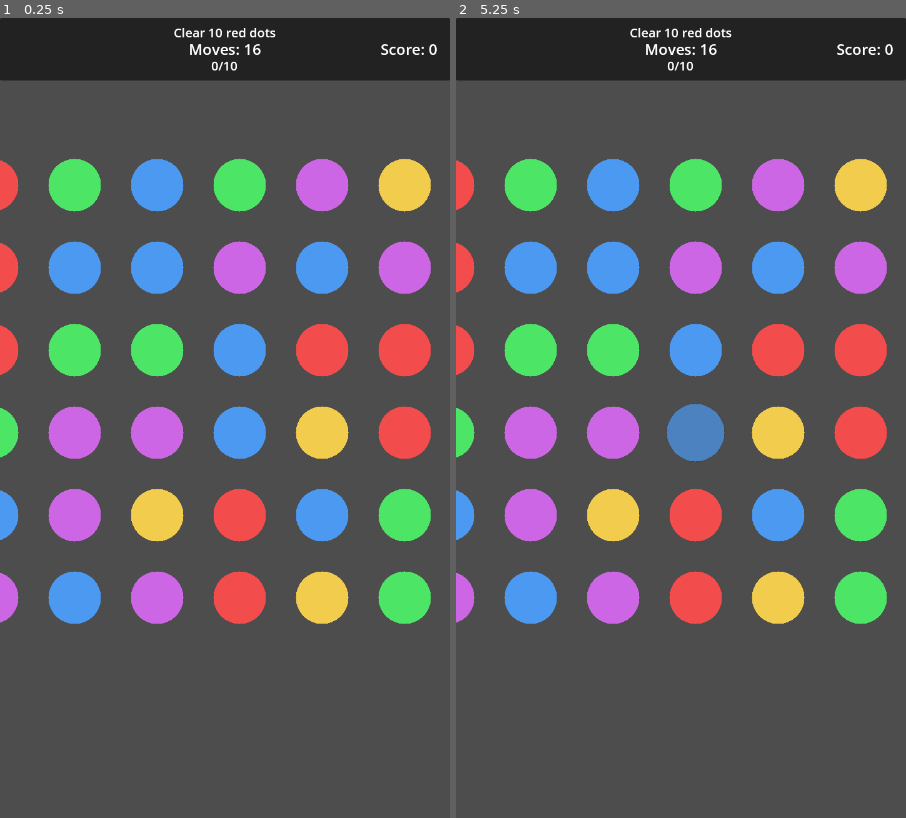
Above: before the commit, frames 1-2 (left to right).
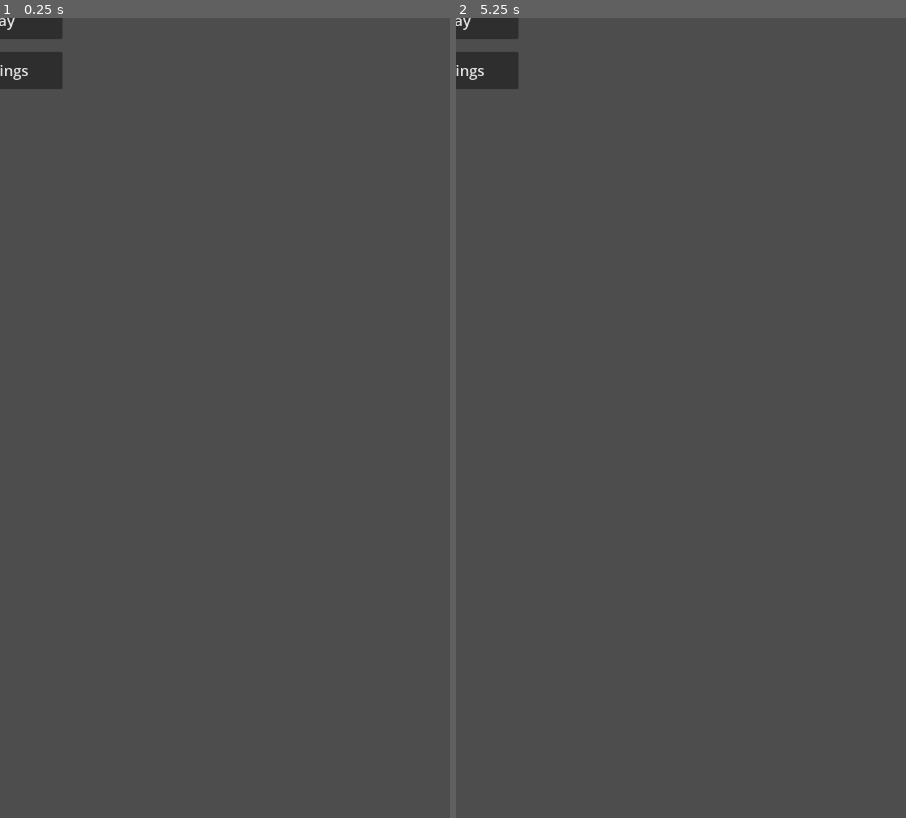
Above: after the commit, the same moments.

Repository: abbey188/New-folder
Game: Godot game, scene res://main.tscn
Same seed, same stepped clock (60 frames per second), same inputs: the game is played once before the commit and once after it.
Inputs (mouse positions are in pixels of both pictures, inside the frame that each line leads up to):
- Up to frame 1 (0.25 s): no input
- Up to frame 2 (5.25 s): tap Enter at 0.5, 2, 3.5 s; move the mouse to (780, 378) at 0.52 s; click (780, 378) at 0.67 s; tap Space at 1.25, 2.75, 4.25 s; move the mouse to (591, 458) at 1.27 s; click (591, 458) at 1.42 s; move the mouse to (726, 242) at 2.02 s; click (726, 242) at 2.17 s; move the mouse to (658, 578) at 2.77 s; click (658, 578) at 2.92 s; move the mouse to (816, 538) at 3.52 s; click (816, 538) at 3.67 s; move the mouse to (546, 298) at 4.27 s; click (546, 298) at 4.42 s; move the mouse to (703, 418) at 5.02 s; click (703, 418) at 5.17 s

The runs differ from the first frame. In frame 1, 26% of the frame differs, in the area x 0-100%, y 0-76%; in frame 2, 27%.

Commit message:
implemented step 14 and 15

Diff:
--- a/main.tscn
+++ b/main.tscn
@@ -1,10 +1,7 @@
-[gd_scene load_steps=3 format=3 uid="uid://ba7icypgwb3vw"]
+[gd_scene load_steps=2 format=3 uid="uid://ba7icypgwb3vw"]
 
-[ext_resource type="PackedScene" uid="uid://by38d6e0t2lvw" path="res://scenes/game_grid.tscn" id="1_dxf3y"]
-[ext_resource type="PackedScene" uid="uid://bq7a5xtl8ptfa" path="res://scenes/game_ui.tscn" id="2_dh3qy"]
+[ext_resource type="PackedScene" uid="uid://b8j6y8q3x4n5m" path="res://scenes/ui/main_menu.tscn" id="1_dxf3y"]
 
 [node name="Main" type="Node2D"]
 
-[node name="GameGrid" parent="." instance=ExtResource("1_dxf3y")]
-
-[node name="GameUI" parent="." instance=ExtResource("2_dh3qy")]
+[node name="MainMenu" parent="." instance=ExtResource("1_dxf3y")]
--- /dev/null
+++ b/scenes/audio_bus_layout.tscn
@@ -0,0 +1,6 @@
+[gd_scene load_steps=2 format=2]
+
+[ext_resource type="Script" path="res://scripts/audio_manager.gd" id=1]
+
+[node name="AudioManager" type="Node"]
+script = ExtResource( "1" )
--- /dev/null
+++ b/scenes/settings.tscn
@@ -0,0 +1,82 @@
+[gd_scene load_steps=2 format=2]
+
+[ext_resource type="Script" path="res://scripts/settings.gd" id=1]
+
+[node name="Settings" type="Control"]
+layout_mode = 3
+anchors_preset = 15
+anchor_right = 1.0
+anchor_bottom = 1.0
+grow_horizontal = 2
+grow_vertical = 2
+script = ExtResource( "1" )
+
+[node name="Background" type="ColorRect" parent="."]
+layout_mode = 1
+anchors_preset = 15
+anchor_right = 1.0
+anchor_bottom = 1.0
+grow_horizontal = 2
+grow_vertical = 2
+color = Color( 0.2, 0.2, 0.2, 1 )
+
+[node name="VBoxContainer" type="VBoxContainer" parent="."]
+layout_mode = 1
+anchors_preset = 8
+anchor_left = 0.5
+anchor_top = 0.5
+anchor_right = 0.5
+anchor_bottom = 0.5
+offset_left = -200.0
+offset_top = -150.0
+offset_right = 200.0
+offset_bottom = 150.0
+grow_horizontal = 2
+grow_vertical = 2
+theme_override_constants/separation = 20
+
+[node name="Title" type="Label" parent="VBoxContainer"]
+layout_mode = 2
+theme_override_font_sizes/font_size = 32
+text = "Settings"
+horizontal_alignment = 1
+
+[node name="MusicSection" type="VBoxContainer" parent="VBoxContainer"]
+layout_mode = 2
+theme_override_constants/separation = 10
+
+[node name="MusicLabel" type="Label" parent="VBoxContainer/MusicSection"]
+layout_mode = 2
+text = "Music"
+horizontal_alignment = 1
+
+[node name="MusicToggle" type="CheckButton" parent="VBoxContainer/MusicSection"]
+layout_mode = 2
+text = "Enable Music"
+
+[node name="MusicVolume" type="HSlider" parent="VBoxContainer/MusicSection"]
+layout_mode = 2
+max_value = 1.0
+value = 1.0
+
+[node name="SFXSection" type="VBoxContainer" parent="VBoxContainer"]
+layout_mode = 2
+theme_override_constants/separation = 10
+
+[node name="SFXLabel" type="Label" parent="VBoxContainer/SFXSection"]
+layout_mode = 2
+text = "Sound Effects"
+horizontal_alignment = 1
+
+[node name="SFXToggle" type="CheckButton" parent="VBoxContainer/SFXSection"]
+layout_mode = 2
+text = "Enable Sound Effects"
+
+[node name="SFXVolume" type="HSlider" parent="VBoxContainer/SFXSection"]
+layout_mode = 2
+max_value = 1.0
+value = 1.0
+
+[node name="BackButton" type="Button" parent="VBoxContainer"]
+layout_mode = 2
+text = "Back"
--- /dev/null
+++ b/scenes/ui/main_menu.gd
@@ -0,0 +1,14 @@
+extends Control
+
+func _ready():
+	# Connect button signals
+	$VBoxContainer/PlayButton.pressed.connect(_on_play_button_pressed)
+	$VBoxContainer/SettingsButton.pressed.connect(_on_settings_button_pressed)
+
+func _on_play_button_pressed():
+	# Transition to level map scene
+	get_tree().change_scene_to_file("res://scenes/level_map.tscn")
+
+func _on_settings_button_pressed():
+	# Transition to settings scene
+	get_tree().change_scene_to_file("res://scenes/ui/settings.tscn")
--- /dev/null
+++ b/scenes/ui/main_menu.tscn
@@ -0,0 +1,54 @@
+[gd_scene load_steps=3 format=3 uid="uid://b8j6y8q3x4n5m"]
+
+[ext_resource type="Font" path="res://assets/fonts/Roboto-Bold.ttf" id="1_2u4vx"]
+
+[node name="MainMenu" type="Control"]
+layout_mode = 3
+anchors_preset = 15
+anchor_right = 1.0
+anchor_bottom = 1.0
+grow_horizontal = 2
+grow_vertical = 2
+
+[node name="Background" type="ColorRect" parent="."]
+layout_mode = 1
+anchors_preset = 15
+anchor_right = 1.0
+anchor_bottom = 1.0
+grow_horizontal = 2
+grow_vertical = 2
+color = Color(0.2, 0.2, 0.2, 1)
+
+[node name="VBoxContainer" type="VBoxContainer" parent="."]
+layout_mode = 1
+anchors_preset = 8
+anchor_left = 0.5
+anchor_top = 0.5
+anchor_right = 0.5
+anchor_bottom = 0.5
+offset_left = -100.0
+offset_top = -100.0
+offset_right = 100.0
+offset_bottom = 100.0
+grow_horizontal = 2
+grow_vertical = 2
+theme_override_constants/separation = 20
+
+[node name="Title" type="Label" parent="VBoxContainer"]
+layout_mode = 2
+theme_override_font_sizes/font_size = 48
+text = "DOT"
+horizontal_alignment = 1
+vertical_alignment = 1
+
+[node name="PlayButton" type="Button" parent="VBoxContainer"]
+custom_minimum_size = Vector2(200, 60)
+layout_mode = 2
+theme_override_font_sizes/font_size = 24
+text = "Play"
+
+[node name="SettingsButton" type="Button" parent="VBoxContainer"]
+custom_minimum_size = Vector2(200, 60)
+layout_mode = 2
+theme_override_font_sizes/font_size = 24
+text = "Settings"
--- /dev/null
+++ b/scenes/ui/settings.gd
@@ -0,0 +1,47 @@
+extends Control
+
+# Audio settings
+var music_enabled = true
+var sound_enabled = true
+
+func _ready():
+	# Connect signals
+	$VBoxContainer/MusicToggle/CheckBox.toggled.connect(_on_music_toggled)
+	$VBoxContainer/SoundToggle/CheckBox.toggled.connect(_on_sound_toggled)
+	$VBoxContainer/BackButton.pressed.connect(_on_back_button_pressed)
+
+	# Load saved settings
+	_load_settings()
+
+func _load_settings():
+	# Load settings from config file
+	var config = ConfigFile.new()
+	var err = config.load("user://settings.cfg")
+	if err == OK:
+		music_enabled = config.get_value("audio", "music_enabled", true)
+		sound_enabled = config.get_value("audio", "sound_enabled", true)
+
+	# Update UI
+	$VBoxContainer/MusicToggle/CheckBox.button_pressed = music_enabled
+	$VBoxContainer/SoundToggle/CheckBox.button_pressed = sound_enabled
+
+func _save_settings():
+	# Save settings to config file
+	var config = ConfigFile.new()
+	config.set_value("audio", "music_enabled", music_enabled)
+	config.set_value("audio", "sound_enabled", sound_enabled)
+	config.save("user://settings.cfg")
+
+func _on_music_toggled(button_pressed):
+	music_enabled = button_pressed
+	_save_settings()
+	# TODO: Implement actual music toggle when audio system is added
+
+func _on_sound_toggled(button_pressed):
+	sound_enabled = button_pressed
+	_save_settings()
+	# TODO: Implement actual sound toggle when audio system is added
+
+func _on_back_button_pressed():
+	# Return to main menu
+	get_tree().change_scene_to_file("res://scenes/ui/main_menu.tscn")
--- /dev/null
+++ b/scenes/ui/settings.tscn
@@ -0,0 +1,76 @@
+[gd_scene load_steps=3 format=3 uid="uid://c8k6y8q3x4n5n"]
+
+[ext_resource type="Font" path="res://assets/fonts/Roboto-Bold.ttf" id="1_2u4vx"]
+
+[node name="Settings" type="Control"]
+layout_mode = 3
+anchors_preset = 15
+anchor_right = 1.0
+anchor_bottom = 1.0
+grow_horizontal = 2
+grow_vertical = 2
+
+[node name="Background" type="ColorRect" parent="."]
+layout_mode = 1
+anchors_preset = 15
+anchor_right = 1.0
+anchor_bottom = 1.0
+grow_horizontal = 2
+grow_vertical = 2
+color = Color(0.2, 0.2, 0.2, 1)
+
+[node name="VBoxContainer" type="VBoxContainer" parent="."]
+layout_mode = 1
+anchors_preset = 8
+anchor_left = 0.5
+anchor_top = 0.5
+anchor_right = 0.5
+anchor_bottom = 0.5
+offset_left = -150.0
+offset_top = -100.0
+offset_right = 150.0
+offset_bottom = 100.0
+grow_horizontal = 2
+grow_vertical = 2
+theme_override_constants/separation = 20
+
+[node name="Title" type="Label" parent="VBoxContainer"]
+layout_mode = 2
+theme_override_font_sizes/font_size = 36
+text = "Settings"
+horizontal_alignment = 1
+vertical_alignment = 1
+
+[node name="MusicToggle" type="HBoxContainer" parent="VBoxContainer"]
+layout_mode = 2
+
+[node name="Label" type="Label" parent="VBoxContainer/MusicToggle"]
+layout_mode = 2
+theme_override_font_sizes/font_size = 24
+text = "Music"
+vertical_alignment = 1
+
+[node name="CheckBox" type="CheckBox" parent="VBoxContainer/MusicToggle"]
+layout_mode = 2
+theme_override_font_sizes/font_size = 24
+text = "On"
+
+[node name="SoundToggle" type="HBoxContainer" parent="VBoxContainer"]
+layout_mode = 2
+
+[node name="Label" type="Label" parent="VBoxContainer/SoundToggle"]
+layout_mode = 2
+theme_override_font_sizes/font_size = 24
+text = "Sound Effects"
+vertical_alignment = 1
+
+[node name="CheckBox" type="CheckBox" parent="VBoxContainer/SoundToggle"]
+layout_mode = 2
+theme_override_font_sizes/font_size = 24
+text = "On"
+
+[node name="BackButton" type="Button" parent="VBoxContainer"]
+custom_minimum_size = Vector2(200, 60)
+layout_mode = 2
+theme_override_font_sizes/font_size = 24
+text = "Back"
--- /dev/null
+++ b/scenes/ui/test_step14.gd
@@ -0,0 +1,64 @@
+extends Node2D
+
+func _ready():
+	# Test main menu UI
+	print("Testing Main Menu UI...")
+
+	# Verify main menu elements
+	var main_menu = $MainMenu
+	assert(main_menu != null, "Main menu scene should be loaded")
+
+	var title = main_menu.get_node("VBoxContainer/Title")
+	assert(title != null, "Title label should exist")
+	assert(title.text == "DOT", "Title should be 'DOT'")
+
+	var play_button = main_menu.get_node("VBoxContainer/PlayButton")
+	assert(play_button != null, "Play button should exist")
+	assert(play_button.text == "Play", "Play button text should be 'Play'")
+
+	var settings_button = main_menu.get_node("VBoxContainer/SettingsButton")
+	assert(settings_button != null, "Settings button should exist")
+	assert(settings_button.text == "Settings", "Settings button text should be 'Settings'")
+
+	# Test settings scene
+	print("\nTesting Settings Scene...")
+	var settings_scene = load("res://scenes/ui/settings.tscn")
+	var settings = settings_scene.instantiate()
+	add_child(settings)
+
+	# Verify settings elements
+	var settings_title = settings.get_node("VBoxContainer/Title")
+	assert(settings_title != null, "Settings title should exist")
+	assert(settings_title.text == "Settings", "Settings title should be 'Settings'")
+
+	var music_toggle = settings.get_node("VBoxContainer/MusicToggle/CheckBox")
+	assert(music_toggle != null, "Music toggle should exist")
+	assert(music_toggle.text == "On", "Music toggle text should be 'On'")
+
+	var sound_toggle = settings.get_node("VBoxContainer/SoundToggle/CheckBox")
+	assert(sound_toggle != null, "Sound toggle should exist")
+	assert(sound_toggle.text == "On", "Sound toggle text should be 'On'")
+
+	var back_button = settings.get_node("VBoxContainer/BackButton")
+	assert(back_button != null, "Back button should exist")
+	assert(back_button.text == "Back", "Back button text should be 'Back'")
+
+	# Test settings save/load
+	print("\nTesting Settings Save/Load...")
+	var settings_script = settings.get_script()
+	var config = ConfigFile.new()
+
+	# Test saving settings
+	settings_script.music_enabled = false
+	settings_script.sound_enabled = false
+	settings_script._save_settings()
+
+	# Test loading settings
+	settings_script.music_enabled = true
+	settings_script.sound_enabled = true
+	settings_script._load_settings()
+
+	assert(!settings_script.music_enabled, "Music setting should be false after loading")
+	assert(!settings_script.sound_enabled, "Sound setting should be false after loading")
+
+	print("\nAll UI tests passed successfully!")
--- /dev/null
+++ b/scenes/ui/test_step14.tscn
@@ -0,0 +1,7 @@
+[gd_scene load_steps=2 format=3 uid="uid://d8k6y8q3x4n5o"]
+
+[ext_resource type="PackedScene" uid="uid://b8j6y8q3x4n5m" path="res://scenes/ui/main_menu.tscn" id="1_dxf3y"]
+
+[node name="TestStep14" type="Node2D"]
+
+[node name="MainMenu" parent="." instance=ExtResource("1_dxf3y")]
--- /dev/null
+++ b/scripts/audio_manager.gd
@@ -0,0 +1,124 @@
+extends Node
+
+# Audio bus indices
+const MASTER_BUS = 0
+const MUSIC_BUS = 1
+const SFX_BUS = 2
+
+# Audio players
+var music_player: AudioStreamPlayer
+var sfx_player: AudioStreamPlayer
+
+# Audio streams
+var menu_music: AudioStream
+var game_music: AudioStream
+var dot_connect_sfx: AudioStream
+var level_complete_sfx: AudioStream
+var level_fail_sfx: AudioStream
+
+# Settings
+var music_volume: float = 1.0
+var sfx_volume: float = 1.0
+var music_enabled: bool = true
+var sfx_enabled: bool = true
+
+func _ready():
+	# Create audio players
+	music_player = AudioStreamPlayer.new()
+	sfx_player = AudioStreamPlayer.new()
+
+	# Set up audio buses
+	music_player.bus = "Music"
+	sfx_player.bus = "SFX"
+
+	# Add players to scene
+	add_child(music_player)
+	add_child(sfx_player)
+
+	# Load audio files
+	menu_music = preload("res://assets/audio/menu_music.ogg")
+	game_music = preload("res://assets/audio/game_music.ogg")
+	dot_connect_sfx = preload("res://assets/audio/dot_connect.ogg")
+	level_complete_sfx = preload("res://assets/audio/level_complete.ogg")
+	level_fail_sfx = preload("res://assets/audio/level_fail.ogg")
+
+	# Load settings
+	load_settings()
+
+func play_menu_music():
+	if music_enabled:
+		music_player.stream = menu_music
+		music_player.play()
+
+func play_game_music():
+	if music_enabled:
+		music_player.stream = game_music
+		music_player.play()
+
+func play_dot_connect():
+	if sfx_enabled:
+		sfx_player.stream = dot_connect_sfx
+		sfx_player.play()
+
+func play_level_complete():
+	if sfx_enabled:
+		sfx_player.stream = level_complete_sfx
+		sfx_player.play()
+
+func play_level_fail():
+	if sfx_enabled:
+		sfx_player.stream = level_fail_sfx
+		sfx_player.play()
+
+func set_music_volume(volume: float):
+	music_volume = volume
+	if music_enabled:
+		AudioServer.set_bus_volume_db(MUSIC_BUS, linear2db(volume))
+
+func set_sfx_volume(volume: float):
+	sfx_volume = volume
+	if sfx_enabled:
+		AudioServer.set_bus_volume_db(SFX_BUS, linear2db(volume))
+
+func toggle_music(enabled: bool):
+	music_enabled = enabled
+	if enabled:
+		AudioServer.set_bus_volume_db(MUSIC_BUS, linear2db(music_volume))
+	else:
+		AudioServer.set_bus_volume_db(MUSIC_BUS, -80.0)
+
+func toggle_sfx(enabled: bool):
+	sfx_enabled = enabled
+	if enabled:
+		AudioServer.set_bus_volume_db(SFX_BUS, linear2db(sfx_volume))
+	else:
+		AudioServer.set_bus_volume_db(SFX_BUS, -80.0)
+
+func save_settings():
+	var settings = {
+		"music_volume": music_volume,
+		"sfx_volume": sfx_volume,
+		"music_enabled": music_enabled,
+		"sfx_enabled": sfx_enabled
+	}
+	var file = File.new()
+	file.open("user://audio_settings.save", File.WRITE)
+	file.store_var(settings)
+	file.close()
+
+func load_settings():
+	var file = File.new()
+	if file.file_exists("user://audio_settings.save"):
+		file.open("user://audio_settings.save", File.READ)
+		var settings = file.get_var()
+		file.close()
+
+		music_volume = settings.get("music_volume", 1.0)
+		sfx_volume = settings.get("sfx_volume", 1.0)
+		music_enabled = settings.get("music_enabled", true)
+		sfx_enabled = settings.get("sfx_enabled", true)
+
+		set_music_volume(music_volume)
+		set_sfx_volume(sfx_volume)
+		toggle_music(music_enabled)
+		toggle_sfx(sfx_enabled)
--- a/scripts/game_grid.gd
+++ b/scripts/game_grid.gd
@@ -46,6 +46,9 @@
 var is_processing = false  # Flag to prevent input during animations
 var game_ui = null  # Reference to the UI layer
 
+# Audio manager reference
+var audio_manager = null
+
 func _ready():
 	# Seed the random number generator
 	randomize()
@@ -61,6 +64,9 @@
 
 	# Get reference to UI
 	game_ui = $GameUI
+
+	# Get reference to audio manager
+	audio_manager = get_node("/root/AudioManager")
 
 	# Connect signals for game state
 	if game_ui:
@@ -70,6 +76,11 @@
 func _on_no_moves_left():
 	# Handle game over state
 	print("Game Over: No moves left!")
+
+	# Play level fail sound
+	if audio_manager:
+		audio_manager.play_level_fail()
+
 	# Processing will be handled by the UI now
 	is_processing = true  # Prevent further input
 
@@ -273,20 +284,24 @@
 
 # Select a dot (first dot in a chain)
 func select_dot(dot):
-	dot.scale = Vector2(SELECTION_SCALE, SELECTION_SCALE)  # Increase size by 10%
-	dot.modulate = GLOW_COLOR  # Add glow effect
-	dot.set_meta("selected", true)
-
-	# Add to connected dots list
-	connected_dots.append(dot)
-	last_selected_dot = dot
-
-	# Set the connection line color to match the dot color
-	connection_line.default_color = dot.get_meta("color").lerp(Color.WHITE, 0.2)
-	connection_line.visible = true
-
-	# Start the line at this dot's position
-	update_connection_line()
+	# Only select if not already selected
+	if not dot.get_meta("selected"):
+		# Add to connected dots
+		connected_dots.append(dot)
+
+		# Mark as selected
+		dot.set_meta("selected", true)
+
+		# Visual feedback
+		dot.scale = Vector2(SELECTION_SCALE, SELECTION_SCALE)
+		dot.modulate = GLOW_COLOR
+
+		# Update connection line
+		update_connection_line()
+
+		# Play dot selection sound
+		if audio_manager:
+			audio_manager.play_dot_connect()
 
 # Try to connect a dot to the current chain
 func try_connect_dot(dot):
@@ -365,77 +380,34 @@
 
 # Clear the connected dots (when there are 3+ in a chain)
 func clear_connected_dots():
-	# Don't proceed if we're already processing or not enough dots
-	if is_processing or connected_dots.size() < MIN_DOTS_TO_CLEAR:
-		return
-
-	# Set processing flag
-	is_processing = true
-
-	# Store the number of dots being cleared for scoring
-	var dots_cleared = connected_dots.size()
-
-	# Check if the connected dots form a square for bonus points
-	var is_square = is_square_shape(connected_dots)
-
-	# Create a tween for fade-out animation
+	# Play level completion sound if objective is met
+	if game_ui and game_ui.is_objective_completed():
+		if audio_manager:
+			audio_manager.play_level_complete()
+
+	# Create a tween for the fade-out animation
 	var tween = create_tween()
 
-	# Fade out each connected dot
+	# Animate each connected dot
 	for dot in connected_dots:
-		# Set up the fade animation
-		tween.parallel().tween_property(dot, "modulate", Color(1, 1, 1, 0), FADE_OUT_DURATION)
-		tween.parallel().tween_property(dot, "scale", Vector2(1.5, 1.5), FADE_OUT_DURATION)
-
-	# When the tween completes, remove the dots from the grid
-	await tween.finished
-
-	# Collect information about cleared dots for objective tracking
-	var cleared_dots = []  # For tracking objectives
-	var dot_colors = []    # For tracking color indices
-
-	# Remove dots from the grid
-	var empty_positions = []
-	for dot in connected_dots:
+		# Get grid position
 		var grid_pos = dot.get_meta("grid_pos")
-		var row = int(grid_pos.y)
-		var col = int(grid_pos.x)
-
-		# Store color information for objective tracking
-		cleared_dots.append(dot)
-		dot_colors.append(dot.get_meta("color_idx"))
-
-		# Remove from scene
-		dot.queue_free()
-
-		# Set grid position to null
-		grid[row][col] = null
-
-		# Add to list of positions that need new dots
-		empty_positions.append(Vector2(col, row))
-
-	# Update score in the UI
-	if game_ui:
-		game_ui.add_score(dots_cleared, is_square)
-		# Track dots for objective progress
-		game_ui.track_cleared_dots(cleared_dots, dot_colors)
-
-	# Clear the connections list
+
+		# Animate scale and opacity
+		tween.parallel().tween_property(dot, "scale", Vector2(1.2, 1.2), FADE_OUT_DURATION)
+		tween.parallel().tween_property(dot, "modulate:a", 0.0, FADE_OUT_DURATION)
+
+		# Clear the grid position
+		grid[grid_pos.y][grid_pos.x] = null
+
+	# Wait for animation to complete before refilling
+	tween.tween_callback(refill_grid)
+
+	# Clear the connection line
+	connection_line.visible = false
+
+	# Reset connected dots array
 	connected_dots.clear()
-	last_selected_dot = null
-
-	# Hide the connection line
-	connection_line.clear_points()
-	connection_line.visible = false
-
-	# Short delay before refilling
-	await get_tree().create_timer(REFILL_DELAY).timeout
-
-	# Refill the grid
-	await refill_grid()
-
-	# Reset processing flag
-	is_processing = false
 
 # Refill the grid with new dots
 func refill_grid():
--- a/scripts/level_map.gd
+++ b/scripts/level_map.gd
@@ -1,9 +1,53 @@
-extends Node2D
+extends Control
+
+@onready var level_1_button = $VBoxContainer/Level1Button
+@onready var level_2_button = $VBoxContainer/Level2Button
+@onready var level_3_button = $VBoxContainer/Level3Button
+@onready var back_button = $VBoxContainer/BackButton
 
 func _ready():
 	# Connect button signals
-	$LevelsContainer/Level1.pressed.connect(_on_level1_pressed)
+	level_1_button.pressed.connect(_on_level_1_button_pressed)
+	level_2_button.pressed.connect(_on_level_2_button_pressed)
+	level_3_button.pressed.connect(_on_level_3_button_pressed)
+	back_button.pressed.connect(_on_back_button_pressed)
 
-func _on_level1_pressed():
-	# Load the game grid scene
-	get_tree().change_scene_to_file("res://scenes/game_grid.tscn")
+	# Start game music
+	var audio_manager = get_node("/root/AudioManager")
+	if audio_manager:
+		audio_manager.play_game_music()
+
+	# Update button states based on level progress
+	update_level_states()
+
+func update_level_states():
+	# Load level progress
+	var file = File.new()
+	if file.file_exists("user://level_progress.save"):
+		file.open("user://level_progress.save", File.READ)
+		var progress = file.get_var()
+		file.close()
+
+		# Update button states based on progress
+		level_2_button.disabled = not progress.get("level_2_unlocked", false)
+		level_3_button.disabled = not progress.get("level_3_unlocked", false)
+	else:
+		# Initial state: only level 1 unlocked
+		level_2_button.disabled = true
+		level_3_button.disabled = true
+
+func _on_level_1_button_pressed():
+	# Change to game scene
+	get_tree().change_scene_to_file("res://scenes/game.tscn")
+
+func _on_level_2_button_pressed():
+	# Change to game scene with level 2 data
+	get_tree().change_scene_to_file("res://scenes/game.tscn")
+
+func _on_level_3_button_pressed():
+	# Change to game scene with level 3 data
+	get_tree().change_scene_to_file("res://scenes/game.tscn")
+
+func _on_back_button_pressed():
+	# Return to main menu
+	get_tree().change_scene_to_file("res://scenes/main_menu.tscn")
--- /dev/null
+++ b/scripts/main_menu.gd
@@ -0,0 +1,22 @@
+extends Control
+
+@onready var play_button = $VBoxContainer/PlayButton
+@onready var settings_button = $VBoxContainer/SettingsButton
+
+func _ready():
+	# Connect button signals
+	play_button.pressed.connect(_on_play_button_pressed)
+	settings_button.pressed.connect(_on_settings_button_pressed)
+
+	# Start menu music
+	var audio_manager = get_node("/root/AudioManager")
+	if audio_manager:
+		audio_manager.play_menu_music()
+
+func _on_play_button_pressed():
+	# Change to level map scene
+	get_tree().change_scene_to_file("res://scenes/level_map.tscn")
+
+func _on_settings_button_pressed():
+	# Change to settings scene
+	get_tree().change_scene_to_file("res://scenes/settings.tscn")
--- /dev/null
+++ b/scripts/settings.gd
@@ -0,0 +1,45 @@
+extends Control
+
+@onready var music_toggle = $VBoxContainer/MusicSection/MusicToggle
+@onready var music_volume = $VBoxContainer/MusicSection/MusicVolume
+@onready var sfx_toggle = $VBoxContainer/SFXSection/SFXToggle
+@onready var sfx_volume = $VBoxContainer/SFXSection/SFXVolume
+@onready var back_button = $VBoxContainer/BackButton
+
+func _ready():
+	# Connect signals
+	music_toggle.toggled.connect(_on_music_toggle_toggled)
+	music_volume.value_changed.connect(_on_music_volume_changed)
+	sfx_toggle.toggled.connect(_on_sfx_toggle_toggled)
+	sfx_volume.value_changed.connect(_on_sfx_volume_changed)
+	back_button.pressed.connect(_on_back_button_pressed)
+
+	# Load current settings
+	var audio_manager = get_node("/root/AudioManager")
+	music_toggle.button_pressed = audio_manager.music_enabled
+	music_volume.value = audio_manager.music_volume
+	sfx_toggle.button_pressed = audio_manager.sfx_enabled
+	sfx_volume.value = audio_manager.sfx_volume
+
+func _on_music_toggle_toggled(enabled: bool):
+	var audio_manager = get_node("/root/AudioManager")
+	audio_manager.toggle_music(enabled)
+	audio_manager.save_settings()
+
+func _on_music_volume_changed(value: float):
+	var audio_manager = get_node("/root/AudioManager")
+	audio_manager.set_music_volume(value)
+	audio_manager.save_settings()
+
+func _on_sfx_toggle_toggled(enabled: bool):
+	var audio_manager = get_node("/root/AudioManager")
+	audio_manager.toggle_sfx(enabled)
+	audio_manager.save_settings()
+
+func _on_sfx_volume_changed(value: float):
+	var audio_manager = get_node("/root/AudioManager")
+	audio_manager.set_sfx_volume(value)
+	audio_manager.save_settings()
+
+func _on_back_button_pressed():
+	get_tree().change_scene_to_file("res://scenes/main_menu.tscn")
Not shown, added: assets/audio/dot_connect.ogg
Not shown, added: assets/audio/game_music.ogg
Not shown, added: assets/audio/level_complete.ogg
Not shown, added: assets/audio/level_fail.ogg
Not shown, added: assets/audio/menu_music.ogg
Not shown, changed: memory-bank/progress.md
